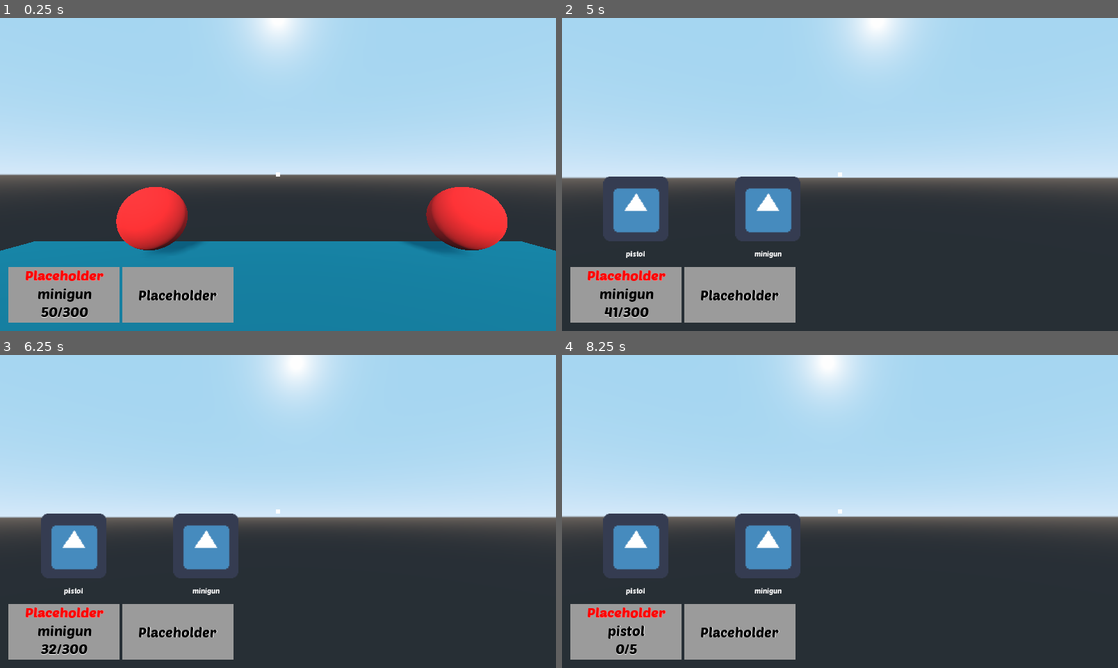
Above: before the commit, frames 1-4 (two rows, left to right).
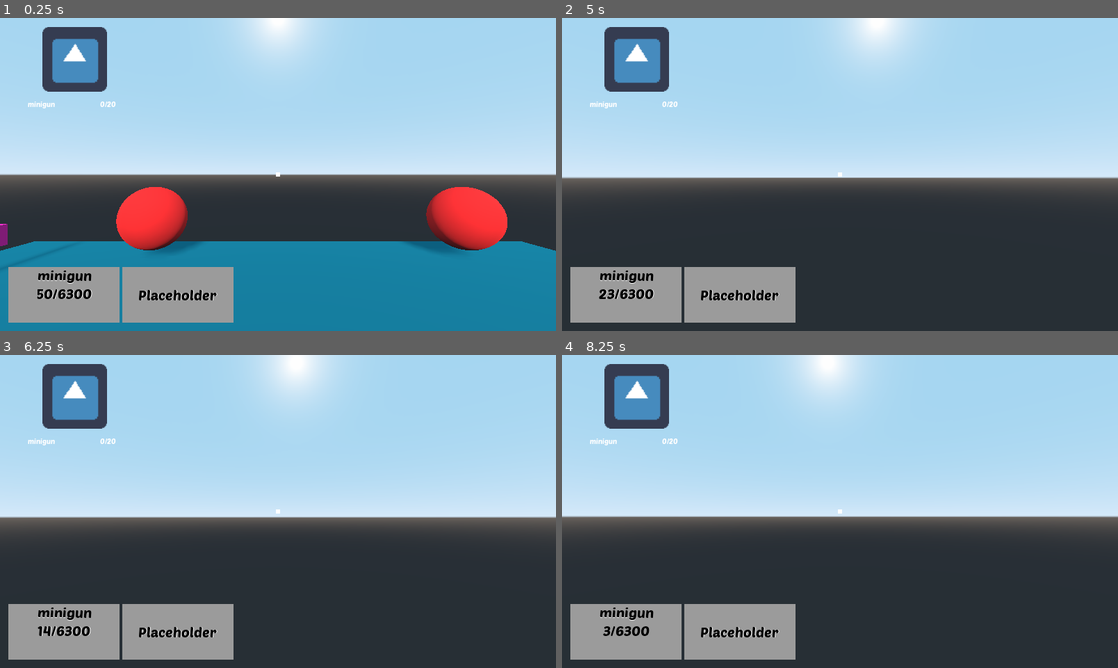
Above: after the commit, the same moments.

Repository: lorenzobartolini00/godot_project
Game: Godot game, scene res://scenes/main.tscn
Two runs of this game, one before a commit and one after it. Both use one fixed random seed, a clock stepped at 60 frames per second and the inputs below. The engine's default icon, where the game draws it, is replaced by a stand-in: a white triangle on a blue panel in a dark square.
Inputs (mouse positions are in pixels of both pictures, inside the frame that each line leads up to):
- Up to frame 1 (0.25 s): no input
- Up to frame 2 (5 s): tap Enter at 0.5, 3.5 s; move the mouse to (867, 174) at 0.52 s; press the mouse at (867, 174) at 0.53 s; hold W (move_forward) from 0.53 s (still down); tap Space (jump) at 0.77, 1.52, 2, 3.02, 3.77, 4.52 s; move the mouse to (812, 174) at 1.27 s; release the mouse at (812, 174) at 1.28 s; tap F (change_weapon) at 1.35, 4.35 s; click (812, 174) at 1.55 s; move the mouse to (851, 168) at 2.02 s; press the mouse at (851, 168) at 2.03 s; tap Q (drop_weapon) at 2.1 s; move the mouse to (834, 180) at 2.77 s; release the mouse at (834, 180) at 2.78 s; click (834, 180) at 2.85 s; move the mouse to (878, 177) at 3.52 s; press the mouse at (878, 177) at 3.53 s; tap R (reload) at 4.15 s; move the mouse to (795, 171) at 4.27 s; release the mouse at (795, 171) at 4.28 s; click (795, 171) at 4.55 s; tap I (show_inventory) at 4.9 s
- Up to frame 3 (6.25 s): move the mouse to (283, 511) at 5.02 s; press the mouse at (283, 511) at 5.03 s; tap Q (drop_weapon) at 5.1 s; move the mouse to (255, 505) at 5.77 s; release W (move_forward) at 5.78 s; release the mouse at (255, 505) at 5.78 s; hold D (move_right) from 5.78 s (still down); click (255, 505) at 5.85 s; tap Space (jump) at 6.02 s
- Up to frame 4 (8.25 s): tap Space (jump) at 6.5, 6.77, 7.52 s; move the mouse to (867, 511) at 6.52 s; release D (move_right) at 6.53 s; press the mouse at (867, 511) at 6.53 s; hold W (move_forward) from 6.53 s (still down); move the mouse to (812, 511) at 7.27 s; release the mouse at (812, 511) at 7.28 s; tap F (change_weapon) at 7.35 s; click (812, 511) at 7.55 s; tap Enter at 8 s; move the mouse to (851, 505) at 8.02 s; press the mouse at (851, 505) at 8.03 s; tap Q (drop_weapon) at 8.1 s

The runs differ from the first frame. In frame 1, 3.3% of the frame differs, in the area x 0-21%, y 2-96%; in frame 2, 7.6%; in frame 3, 7.7%, in the area x 4-43%, y 2-96%; in frame 4, 7.5%.

Commit message:
Conclusa prima implementazione weapon UI

Diff:
--- a/my_resources/ammos_statistics/minigun_ammo.tres
+++ b/my_resources/ammos_statistics/minigun_ammo.tres
@@ -10,5 +10,3 @@
 tipology = 1
 current_ammo = 50
 max_ammo = 300
-slots = 6
-recharge_per_slot = 50
--- a/my_resources/ammos_statistics/pistol_ammo.tres
+++ b/my_resources/ammos_statistics/pistol_ammo.tres
@@ -7,9 +7,7 @@
 script = ExtResource( 1 )
 name = "pistol_ammo"
 is_unique = false
-max_quantity = 10
+max_quantity = 6
 tipology = 1
-current_ammo = 5
-max_ammo = 5
-slots = 4
-recharge_per_slot = 5
+current_ammo = 8
+max_ammo = 8
--- a/my_resources/ammos_statistics/shotgun_ammo.tres
+++ b/my_resources/ammos_statistics/shotgun_ammo.tres
@@ -6,9 +6,7 @@
 script = ExtResource( 1 )
 name = "shotgun_ammo"
 is_unique = false
-max_quantity = 0
+max_quantity = 10
 tipology = 1
-current_ammo = 5
-max_ammo = 25
-slots = 5
-recharge_per_slot = 5
+current_ammo = 2
+max_ammo = 2
--- a/nodes/item_UI.tscn
+++ b/nodes/item_UI.tscn
@@ -10,34 +10,49 @@
 [node name="ItemUI" type="MarginContainer"]
 anchor_right = 0.234
 anchor_bottom = 0.283
-margin_right = -99.52
+margin_right = 4.47998
 margin_bottom = 0.23999
-rect_min_size = Vector2( 200, 200 )
+rect_min_size = Vector2( 200, 128 )
 script = ExtResource( 2 )
 __meta__ = {
 "_edit_use_anchors_": false
 }
 avatar = NodePath("VBoxContainer/Avatar")
-description_label = NodePath("VBoxContainer/Name")
+name_label = NodePath("VBoxContainer/HBoxContainer/Name")
+description_label = NodePath("VBoxContainer/HBoxContainer/Ammo")
 
 [node name="VBoxContainer" type="VBoxContainer" parent="."]
-margin_right = 300.0
+margin_right = 304.0
 margin_bottom = 204.0
-rect_min_size = Vector2( 300, 100 )
+rect_min_size = Vector2( 300, 128 )
 
 [node name="Avatar" type="TextureRect" parent="VBoxContainer"]
-margin_right = 300.0
+margin_right = 304.0
 margin_bottom = 150.0
 rect_min_size = Vector2( 0, 150 )
 texture = ExtResource( 3 )
 stretch_mode = 6
 
-[node name="Name" type="Label" parent="VBoxContainer"]
+[node name="HBoxContainer" type="HBoxContainer" parent="VBoxContainer"]
 margin_top = 154.0
-margin_right = 300.0
+margin_right = 304.0
 margin_bottom = 204.0
-rect_min_size = Vector2( 0, 50 )
+
+[node name="Name" type="Label" parent="VBoxContainer/HBoxContainer"]
+margin_right = 150.0
+margin_bottom = 50.0
+rect_min_size = Vector2( 150, 50 )
 custom_fonts/font = SubResource( 1 )
 text = "Placeholder"
 align = 1
 valign = 1
+
+[node name="Ammo" type="Label" parent="VBoxContainer/HBoxContainer"]
+margin_left = 154.0
+margin_right = 304.0
+margin_bottom = 50.0
+rect_min_size = Vector2( 150, 50 )
+custom_fonts/font = SubResource( 1 )
+text = "Placeholder"
+align = 1
+valign = 1
--- a/nodes/statistics_UI.tscn
+++ b/nodes/statistics_UI.tscn
@@ -93,15 +93,22 @@
 [node name="VBoxContainer" type="VBoxContainer" parent="MarginContainer"]
 margin_right = 1240.0
 margin_bottom = 680.0
+custom_constants/separation = 20
 alignment = 2
 
 [node name="GridContainer" type="GridContainer" parent="MarginContainer/VBoxContainer"]
-margin_top = 420.0
 margin_right = 1240.0
-margin_bottom = 548.0
+margin_bottom = 128.0
 rect_min_size = Vector2( 600, 128 )
 size_flags_horizontal = 3
 columns = 5
+
+[node name="ColorRect" type="ColorRect" parent="MarginContainer/VBoxContainer"]
+margin_top = 148.0
+margin_right = 1240.0
+margin_bottom = 532.0
+size_flags_vertical = 3
+color = Color( 1, 1, 1, 0 )
 
 [node name="HBoxContainer" type="HBoxContainer" parent="MarginContainer/VBoxContainer"]
 margin_top = 552.0
@@ -123,9 +130,35 @@
 "_edit_use_anchors_": false
 }
 
-[node name="Warning" type="Label" parent="MarginContainer/VBoxContainer/HBoxContainer/WeaponBackground/VBoxContainer"]
+[node name="Weapon" type="Label" parent="MarginContainer/VBoxContainer/HBoxContainer/WeaponBackground/VBoxContainer"]
 margin_right = 256.0
 margin_bottom = 39.0
+rect_min_size = Vector2( 256, 0 )
+size_flags_vertical = 5
+custom_colors/font_color = Color( 0, 0, 0, 1 )
+custom_colors/font_color_shadow = Color( 1, 1, 1, 1 )
+custom_fonts/font = SubResource( 9 )
+text = "Placeholder"
+align = 1
+valign = 1
+
+[node name="Ammo" type="Label" parent="MarginContainer/VBoxContainer/HBoxContainer/WeaponBackground/VBoxContainer"]
+margin_top = 43.0
+margin_right = 256.0
+margin_bottom = 82.0
+rect_min_size = Vector2( 256, 0 )
+size_flags_vertical = 5
+custom_colors/font_color = Color( 0, 0, 0, 1 )
+custom_colors/font_color_shadow = Color( 1, 1, 1, 1 )
+custom_fonts/font = SubResource( 9 )
+text = "Placeholder"
+align = 1
+valign = 1
+
+[node name="Warning" type="Label" parent="MarginContainer/VBoxContainer/HBoxContainer/WeaponBackground/VBoxContainer"]
+margin_top = 86.0
+margin_right = 256.0
+margin_bottom = 125.0
 rect_min_size = Vector2( 256, 0 )
 size_flags_vertical = 5
 custom_colors/font_color = Color( 1, 0, 0, 1 )
@@ -138,32 +171,6 @@
 [node name="WarningAnimation" type="AnimationPlayer" parent="MarginContainer/VBoxContainer/HBoxContainer/WeaponBackground/VBoxContainer/Warning"]
 anims/RESET = SubResource( 10 )
 anims/warning = SubResource( 11 )
-
-[node name="Weapon" type="Label" parent="MarginContainer/VBoxContainer/HBoxContainer/WeaponBackground/VBoxContainer"]
-margin_top = 43.0
-margin_right = 256.0
-margin_bottom = 82.0
-rect_min_size = Vector2( 256, 0 )
-size_flags_vertical = 5
-custom_colors/font_color = Color( 0, 0, 0, 1 )
-custom_colors/font_color_shadow = Color( 1, 1, 1, 1 )
-custom_fonts/font = SubResource( 9 )
-text = "Placeholder"
-align = 1
-valign = 1
-
-[node name="Ammo" type="Label" parent="MarginContainer/VBoxContainer/HBoxContainer/WeaponBackground/VBoxContainer"]
-margin_top = 86.0
-margin_right = 256.0
-margin_bottom = 125.0
-rect_min_size = Vector2( 256, 0 )
-size_flags_vertical = 5
-custom_colors/font_color = Color( 0, 0, 0, 1 )
-custom_colors/font_color_shadow = Color( 1, 1, 1, 1 )
-custom_fonts/font = SubResource( 9 )
-text = "Placeholder"
-align = 1
-valign = 1
 
 [node name="LifeBackgrouund" type="ColorRect" parent="MarginContainer/VBoxContainer/HBoxContainer"]
 margin_left = 261.0
--- a/scenes/main.tscn
+++ b/scenes/main.tscn
@@ -15,8 +15,10 @@
 [ext_resource path="res://scripts/weapons/projectile_weapon.gd" type="Script" id=13]
 [ext_resource path="res://scripts/inventory_system/inventory.gd" type="Script" id=14]
 [ext_resource path="res://nodes/weapon.tscn" type="PackedScene" id=15]
-[ext_resource path="res://my_resources/weapon_statistics/pistol.tres" type="Resource" id=16]
+[ext_resource path="res://my_resources/ammos_statistics/pistol_ammo.tres" type="Resource" id=16]
 [ext_resource path="res://my_resources/weapon_statistics/shot_gun.tres" type="Resource" id=17]
+[ext_resource path="res://my_resources/ammos_statistics/shotgun_ammo.tres" type="Resource" id=18]
+[ext_resource path="res://my_resources/ammos_statistics/minigun_ammo.tres" type="Resource" id=19]
 
 [sub_resource type="PlaneMesh" id=2]
 size = Vector2( 10, 10 )
@@ -36,8 +38,6 @@
 tipology = 0
 current_ammo = 5
 max_ammo = 5
-slots = 4
-recharge_per_slot = 5
 
 [sub_resource type="Resource" id=45]
 resource_local_to_scene = true
@@ -86,7 +86,7 @@
 max_life = 20
 is_alive = true
 speed = 5.0
-current_weapon = ExtResource( 16 )
+current_weapon = ExtResource( 11 )
 
 [sub_resource type="Resource" id=51]
 resource_local_to_scene = true
@@ -107,8 +107,6 @@
 tipology = 0
 current_ammo = 5
 max_ammo = 5
-slots = 4
-recharge_per_slot = 5
 
 [sub_resource type="Resource" id=53]
 resource_local_to_scene = true
@@ -138,32 +136,6 @@
 resource_local_to_scene = true
 script = ExtResource( 3 )
 current_gameplay_state = 0
-
-[sub_resource type="Resource" id=56]
-resource_local_to_scene = true
-script = ExtResource( 12 )
-name = "pistol_ammo"
-is_unique = false
-max_quantity = 10
-tipology = 1
-current_ammo = 5
-max_ammo = 5
-slots = 4
-recharge_per_slot = 5
-
-[sub_resource type="Resource" id=57]
-resource_local_to_scene = true
-script = ExtResource( 13 )
-name = "pistol"
-is_unique = true
-max_quantity = 0
-tipology = 0
-damage = 1
-ammo = SubResource( 56 )
-reload_time = 1.0
-shoot_time = 0.5
-max_distance = 6.0
-is_shoot_timer_timeout = true
 
 [node name="Main" type="Spatial"]
 script = ExtResource( 6 )
@@ -225,12 +197,20 @@
 
 [node name="Pistol" parent="." instance=ExtResource( 15 )]
 transform = Transform( 1, 0, 0, 0, 1, 0, 0, 0, 1, -4, 0.5, 0 )
-item = SubResource( 57 )
 
 [node name="Shotgun" parent="." instance=ExtResource( 15 )]
 transform = Transform( 1, 0, 0, 0, 1, 0, 0, 0, 1, -4, 0.5, 3 )
 item = ExtResource( 17 )
 
-[node name="Shotgun2" parent="." instance=ExtResource( 15 )]
+[node name="MinigunAmmo" parent="." instance=ExtResource( 15 )]
+transform = Transform( 1, 0, 0, 0, 1, 0, 0, 0, 1, -4, 0.5, -3 )
+item = ExtResource( 19 )
+
+[node name="ShotgunAmmo" parent="." instance=ExtResource( 15 )]
 transform = Transform( 1, 0, 0, 0, 1, 0, 0, 0, 1, -3, 0.5, 3 )
-item = ExtResource( 17 )
+item = ExtResource( 18 )
+
+[node name="PistolAmmo" parent="." instance=ExtResource( 15 )]
+transform = Transform( 1, 0, 0, 0, 1, 0, 0, 0, 1, 4, 0.5, 0 )
+item = ExtResource( 16 )
+quantity = 4
--- a/scripts/UI_manager.gd
+++ b/scripts/UI_manager.gd
@@ -18,8 +18,11 @@
 	GameEvents.connect("life_changed", self, "_on_life_changed")
 	GameEvents.connect("ammo_changed", self, "_on_ammo_changed")
 	GameEvents.connect("weapon_changed", self, "_on_weapon_changed")
+	GameEvents.connect("inventory_changed", self, "_on_inventory_changed")
 
-	GameEvents.connect("show_weapon_list", self, "_on_show_weapon_list")
+	GameEvents.connect("found_new_item", self, "_on_found_new_item")
+
+	_warning_label.visible = false
 
 
 
@@ -29,9 +32,17 @@
 
 
 func _on_ammo_changed(_ammo: Ammo, character: Character):
+	var _ammo_quantity: int
 	if character is Player:
 		if _ammo:
-			set_ammo_text(String(_ammo.current_ammo)+"/"+String(_ammo.max_ammo))
+			var _ammo_list = character.get_inventory().get_items()[Enums.ItemTipology.AMMO]
+
+			for _ammo_item in _ammo_list:
+				if _ammo_item.item_reference.name != _ammo.name:
+					continue
+
+				_ammo_quantity = _ammo_item.quantity
+			set_ammo_text(String(_ammo.current_ammo + (_ammo.max_ammo*_ammo_quantity))+"/"+String(_ammo.max_ammo + (_ammo.max_ammo*_ammo.max_quantity)))
 		else:
 			set_ammo_text(String("0")+"/"+String("0"))
 
@@ -44,16 +55,42 @@
 			set_weapon_text(String("No weapon"))
 
 
-func _on_show_weapon_list(_weapon_list: Array) -> void:
-	for _weapon_item in _weapon_list:
-		var _weapon = _weapon_item.item_reference as Weapon
+func _on_found_new_item(_item: Item) ->void:
+	if _item is Weapon:
+		var _item_UI = item_UI.instance() as ItemUI
+		_item_UI.call_deferred("initial_setup", _item)
 
-		var _item_UI = item_UI.instance() as ItemUI
-		_item_UI.setup(_weapon.get_avatar(), _weapon.name)
 		_weapon_grid_container.add_child(_item_UI)
 
 
+func _on_inventory_changed(inventory: Inventory) -> void:
+	var _weapon_list = inventory.get_items()[Enums.ItemTipology.WEAPON]
+	var _ammo_list = inventory.get_items()[Enums.ItemTipology.AMMO]
+
+	for _weapon_item in _weapon_list:
+		var _item_UI_list = _weapon_grid_container.get_children()
+
+		var _item_UI_to_update: ItemUI
+		var _ammo: Ammo
+
+		for _item_UI in _item_UI_list:
+			if _weapon_item.item_reference.name != _item_UI.name_label.text:
+				continue
+
+			_item_UI_to_update = _item_UI
+			break
+
+		for _ammo_item in _ammo_list:
+			if _ammo_item.item_reference.name != _weapon_item.item_reference.name + "_ammo":
+				continue
+
+			_item_UI_to_update.update_information(String(_ammo_item.quantity) + "/"+ String(_weapon_item.item_reference.get_ammo().max_quantity))
+
+
 func _on_warning(_text: String) -> void:
+	if _warning_label.visible == false:
+		_warning_label.visible = true
+
 	_warning_label.text = _text
 	if not _warning_animation_player.is_playing():
 		_warning_animation_player.play("warning")
--- a/scripts/ammos/projectile_ammo.gd
+++ b/scripts/ammos/projectile_ammo.gd
@@ -1,6 +1,3 @@
 extends Ammo
 
 class_name ProjectileAmmo
-
-export(int) var slots
-export(int) var recharge_per_slot
--- a/scripts/autoloads/game_events.gd
+++ b/scripts/autoloads/game_events.gd
@@ -17,3 +17,6 @@
 signal inventory_changed(inventory)
 
 signal died
+
+func emit_inventory_changed(inventory: Inventory) -> void:
+	call_deferred("emit_signal", "inventory_changed", inventory)
--- a/scripts/inventory_system/inventory.gd
+++ b/scripts/inventory_system/inventory.gd
@@ -47,8 +47,7 @@
 
 		page.append(new_item)
 
-	GameEvents.emit_signal("inventory_changed", self)
-
+	GameEvents.emit_inventory_changed(self)
 
 
 #Debug function
--- a/scripts/item_UI.gd
+++ b/scripts/item_UI.gd
@@ -2,9 +2,15 @@
 
 class_name ItemUI
 
-export(NodePath) onready var avatar
-export(NodePath) onready var description_label
+export(NodePath) onready var avatar = get_node(avatar) as TextureRect
+export(NodePath) onready var name_label = get_node(name_label) as Label
+export(NodePath) onready var description_label = get_node(description_label) as Label
 
-func setup(_texture: Texture, _text: String):
-	get_node(avatar).texture = _texture
-	get_node(description_label).text = _text
+
+func initial_setup(_item: Item):
+	avatar.texture = _item.get_avatar()
+	name_label.text = _item.name
+
+
+func update_information(_text: String) -> void:
+	description_label.text = _text
--- a/scripts/managers/ammo_manager.gd
+++ b/scripts/managers/ammo_manager.gd
@@ -16,7 +16,7 @@
 			continue
 
 		_new_ammo = _ammo.item_reference
-		print("found_ammo. Current_ammo: %s" % _new_ammo.current_ammo)
+#		print("found_ammo. Current_ammo: %s" % _new_ammo.current_ammo)
 
 	character.get_current_weapon().set_ammo(_new_ammo)
 
@@ -51,6 +51,10 @@
 			continue
 
 		_ammo.quantity = max(_ammo.quantity - 1, 0)
+
+		if character.is_in_group("player"):
+			GameEvents.emit_inventory_changed(character.inventory)
+
 		GameEvents.emit_signal("ammo_changed", character.get_current_weapon().get_ammo(), character)
 
 
--- a/scripts/managers/shoot_manager.gd
+++ b/scripts/managers/shoot_manager.gd
@@ -28,7 +28,7 @@
 
 func shoot(shooting_raycast: RayCast) -> void:
 	if _can_shoot():
-		print(character.name + " has shot")
+#		print(character.name + " has shot")
 
 		character.get_current_weapon().get_ammo().current_ammo -= 1
 		GameEvents.emit_signal("ammo_changed", character.get_current_weapon().get_ammo(), character)
